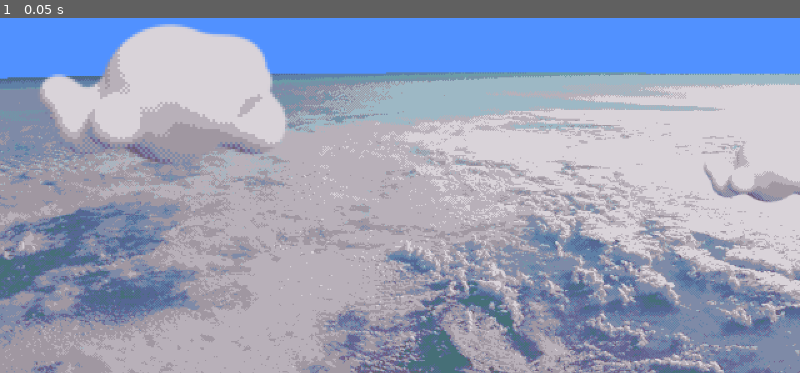
Above: before the commit, frame 1.
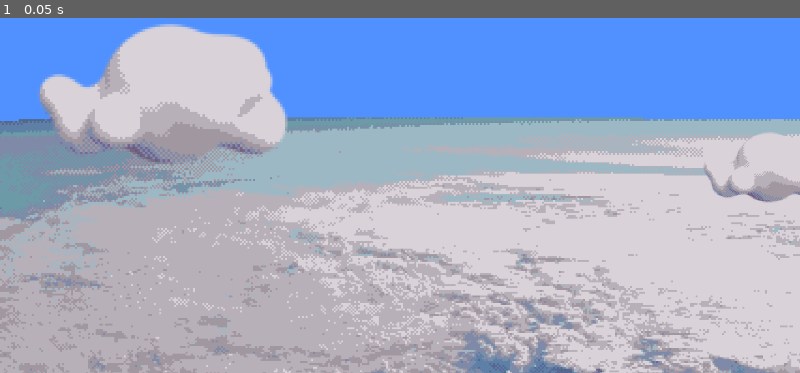
Above: after the commit, the same moment.

Repository: Popcornmotte/elevatorpitch
Game: Godot game, scene res://Scenes/World/climbEnvironment.tscn
Two runs of this game, one before a commit and one after it. Both use one fixed random seed, a clock stepped at 60 frames per second and the inputs below. This scene is started directly instead of the project's main scene.
Inputs:
- Up to frame 1 (0.05 s): no input

The runs differ from the first frame. In frame 1, 56% of the frame differs, in the area x 0-100%, y 15-100%.

Commit message:
adjustments for full screen

Diff:
--- a/Scenes/World/climbEnvironment.tscn
+++ b/Scenes/World/climbEnvironment.tscn
@@ -72,8 +72,8 @@
 
 [node name="Sprite2D" type="Sprite2D" parent="ParallaxBackground/EarthLayer"]
 z_index = -10
-position = Vector2(798, 215)
-scale = Vector2(2, 2)
+position = Vector2(675, 275)
+scale = Vector2(3, 3)
 texture = ExtResource("5_5gv44")
 
 [node name="FarBackground" type="CanvasLayer" parent="."]
@@ -83,11 +83,11 @@
 z_index = -250
 material = SubResource("ShaderMaterial_rg3oo")
 position = Vector2(800, 800)
-scale = Vector2(50, 50)
+scale = Vector2(100, 100)
 texture = ExtResource("2_c11ib")
 
 [node name="Stars" type="Sprite2D" parent="FarBackground"]
 z_index = -500
 position = Vector2(800, 600)
-scale = Vector2(2, 2)
+scale = Vector2(3, 3)
 texture = ExtResource("8_gp112")
